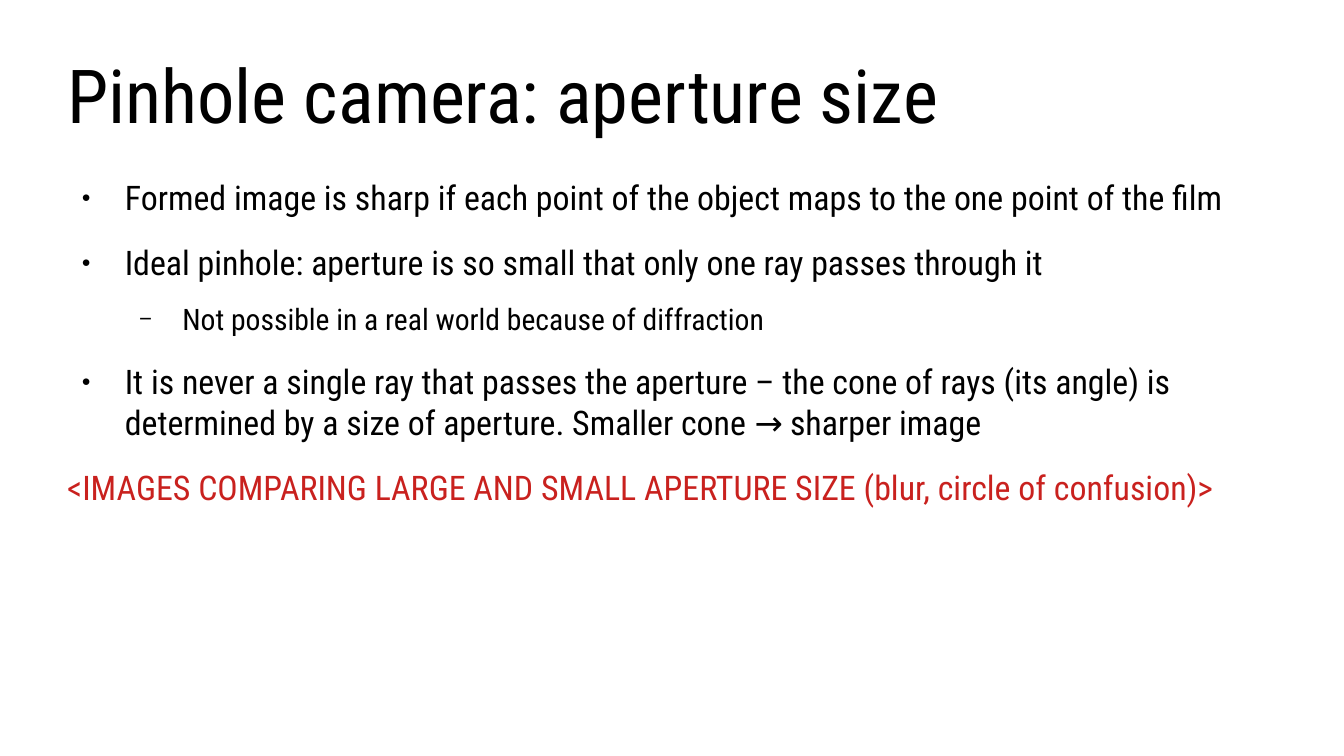
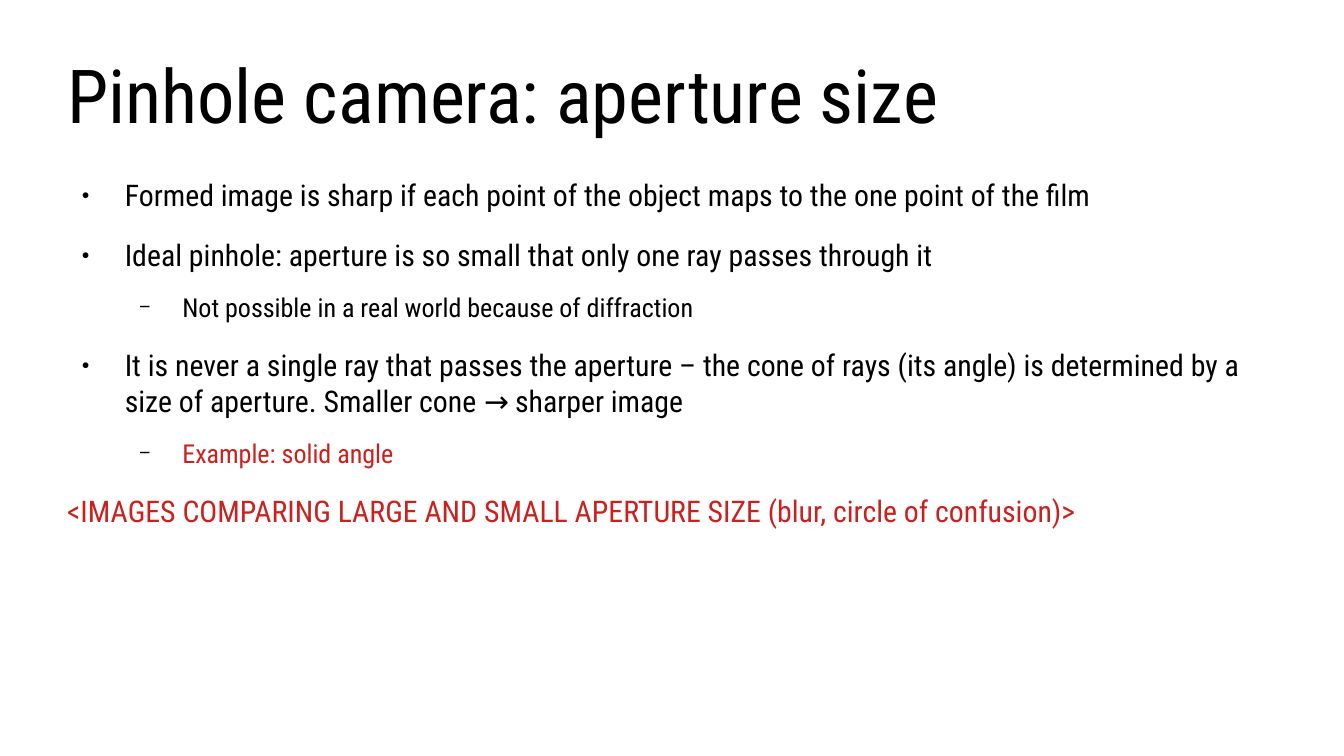
Before and after one commit to lorentzo/IntroductionToComputerGraphics, a slide deck: slide 10 of lectures/3_foundations_3d_scene/3_4_camera.odp (slide 8 before the commit). Drawn at 1344x756 pixels with LibreOffice and Linux fonts; fonts in the diff are those of the drawing. Boxes give left, top, right and bottom in pixels: in the first picture for what was removed or moved away, otherwise in the second. Text is boxed around its words. In the diff, an @@ line names an element or a change of style, - is before the commit and + after.

Commit message:
light and camera

```diff
--- a/lectures/3_foundations_3d_scene/3_4_camera.odp
+++ b/lectures/3_foundations_3d_scene/3_4_camera.odp
@@ text at [67,183,1239,529]: size 20 to 17.6 pt in "Formed image is sharp if each point ...", "Ideal pinhole: aperture is so small that ...", "It is never a single ray that ...", "<IMAGES COMPARING LARGE AND SMALL APERTURE SIZE ..."; size 17.5 to 15.4 pt in "Not possible in a real world because ..." @@
@@ text at [182,443,393,469]: paragraph added @@
+  − Example: solid angle
```
Also in this commit, not shown: 2 other slides changed, 3 slides added, 7 other files.
